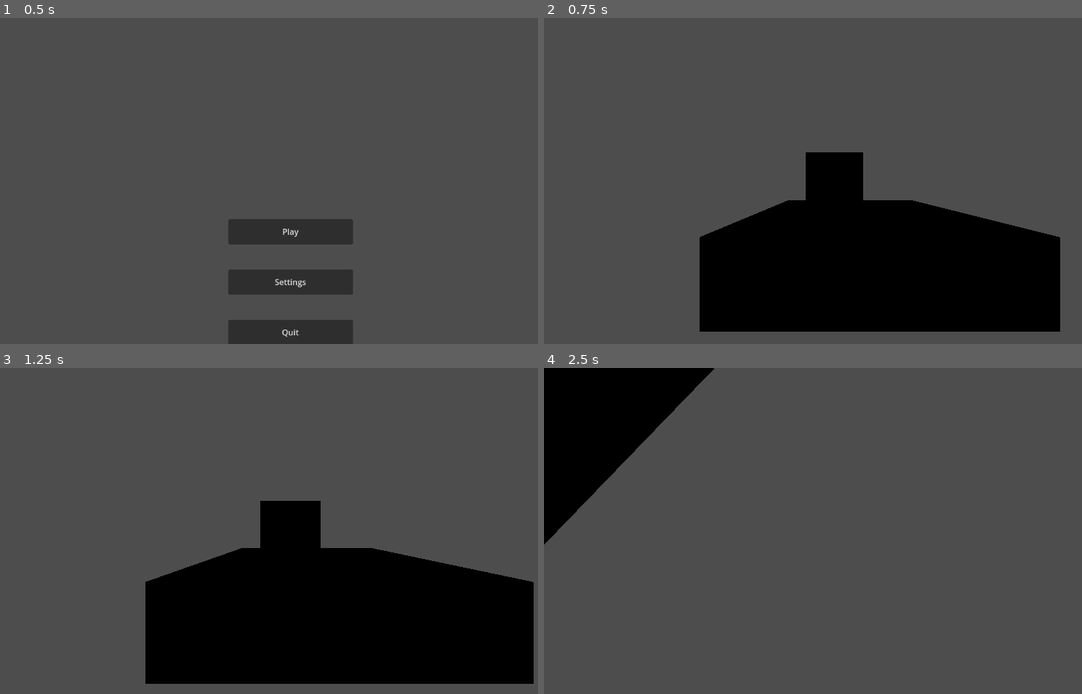
Above: before the commit, frames 1-4 (two rows, left to right).
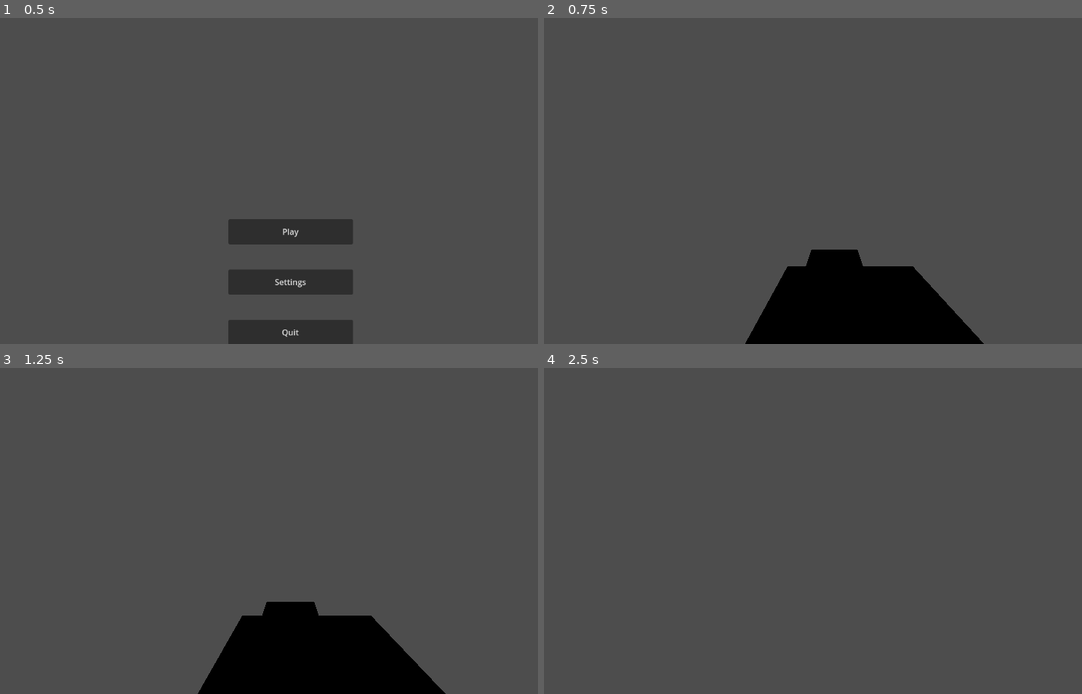
Above: after the commit, the same moments.

Repository: AlexTheAccount/Get-The-Biscuit
Game: Godot game, scene res://Tscn/Main Menu.tscn
The game is run twice, just before and just after one commit, with the same random seed, the same clock (stepped at 60 frames per second) and the same inputs.
Inputs (mouse positions are in pixels of both pictures, inside the frame that each line leads up to):
- Up to frame 1 (0.5 s): no input
- Up to frame 2 (0.75 s): click "Play" at 0.5 s
- Up to frame 3 (1.25 s): no input
- Up to frame 4 (2.5 s): tap Enter (ui_accept) at 1.25, 1.52, 2, 2.27 s; move the mouse to (866, 531) at 1.27 s; hold Mouse wheel up (Zoom In) 1.28-2.03 s; hold Up (ui_up) from 1.28 s (still down); move the mouse to (807, 531) at 2.02 s; tap Mouse wheel down (Zoom Out) at 2.1 s

Frame 1 is identical in both runs. In frame 2, 21% of the frame differs, in the area x 28-96%, y 41-100%; in frame 3, 23%, in the area x 27-100%, y 40-100%; in frame 4, 8.6%.

Commit message:
swapped to Camera-relative movement

Diff:
--- a/get-the-biscuit/Tscn/Player.tscn
+++ b/get-the-biscuit/Tscn/Player.tscn
@@ -16,6 +16,7 @@
 shape = SubResource("BoxShape3D_8jke6")
 
 [node name="CamPivot" type="Node3D" parent="."]
+transform = Transform3D(1, 0, 0, 0, 1, 0, 0, 0, 1, 0, 2, 0)
 
 [node name="SpringCamArm3D" type="SpringArm3D" parent="CamPivot"]
 spring_length = 5.0
--- a/get-the-biscuit/Tscn/PlayerBody.gd
+++ b/get-the-biscuit/Tscn/PlayerBody.gd
@@ -16,13 +16,16 @@
 	if Input.is_action_just_pressed("ui_accept") and is_on_floor():
 		velocity.y = JUMP_VELOCITY
 
-	# Get the input direction and handle the movement/deceleration.
-	# As good practice, you should replace UI actions with custom gameplay actions.
-	var input_dir := Input.get_vector("ui_left", "ui_right", "ui_up", "ui_down")
-	var direction := (transform.basis * Vector3(input_dir.x, 0, input_dir.y)).normalized()
-	if direction:
-		velocity.x = direction.x * SPEED
-		velocity.z = direction.z * SPEED
+	# Camera-relative movement
+	var inputVec := Input.get_vector("Player Left", "Player Right", "Player Up", "Player Down")
+	var camYaw := cameraPivot.global_transform.basis.get_euler().y
+	var camBasis := Basis(Vector3.UP, camYaw)
+
+	var moveDir := (camBasis * Vector3(inputVec.x, 0, inputVec.y)).normalized()
+
+	if moveDir != Vector3.ZERO:
+		velocity.x = moveDir.x * SPEED
+		velocity.z = moveDir.z * SPEED
 	else:
 		velocity.x = move_toward(velocity.x, 0, SPEED)
 		velocity.z = move_toward(velocity.z, 0, SPEED)
--- a/get-the-biscuit/project.godot
+++ b/get-the-biscuit/project.godot
@@ -27,3 +27,23 @@
 "events": [Object(InputEventMouseButton,"resource_local_to_scene":false,"resource_name":"","device":-1,"window_id":0,"a …(253 unchanged characters)…
 ]
 }
+"Player Up"={
+"deadzone": 0.2,
+"events": [Object(InputEventKey,"resource_local_to_scene":false,"resource_name":"","device":0,"window_id":0,"alt_pressed":false,"shift_pressed":false,"ctrl_pressed":false,"meta_pressed":false,"pressed":false,"keycode":0,"physical_keycode":87,"key_label":0,"unicode":0,"location":0,"echo":false,"script":null)
+]
+}
+"Player Down"={
+"deadzone": 0.2,
+"events": [Object(InputEventKey,"resource_local_to_scene":false,"resource_name":"","device":-1,"window_id":0,"alt_pressed":false,"shift_pressed":false,"ctrl_pressed":false,"meta_pressed":false,"pressed":false,"keycode":0,"physical_keycode":83,"key_label":0,"unicode":83,"location":0,"echo":false,"script":null)
+]
+}
+"Player Right"={
+"deadzone": 0.2,
+"events": [Object(InputEventKey,"resource_local_to_scene":false,"resource_name":"","device":0,"window_id":0,"alt_pressed":false,"shift_pressed":false,"ctrl_pressed":false,"meta_pressed":false,"pressed":false,"keycode":0,"physical_keycode":68,"key_label":0,"unicode":0,"location":0,"echo":false,"script":null)
+]
+}
+"Player Left"={
+"deadzone": 0.2,
+"events": [Object(InputEventKey,"resource_local_to_scene":false,"resource_name":"","device":0,"window_id":0,"alt_pressed":false,"shift_pressed":false,"ctrl_pressed":false,"meta_pressed":false,"pressed":false,"keycode":0,"physical_keycode":65,"key_label":0,"unicode":0,"location":0,"echo":false,"script":null)
+]
+}
